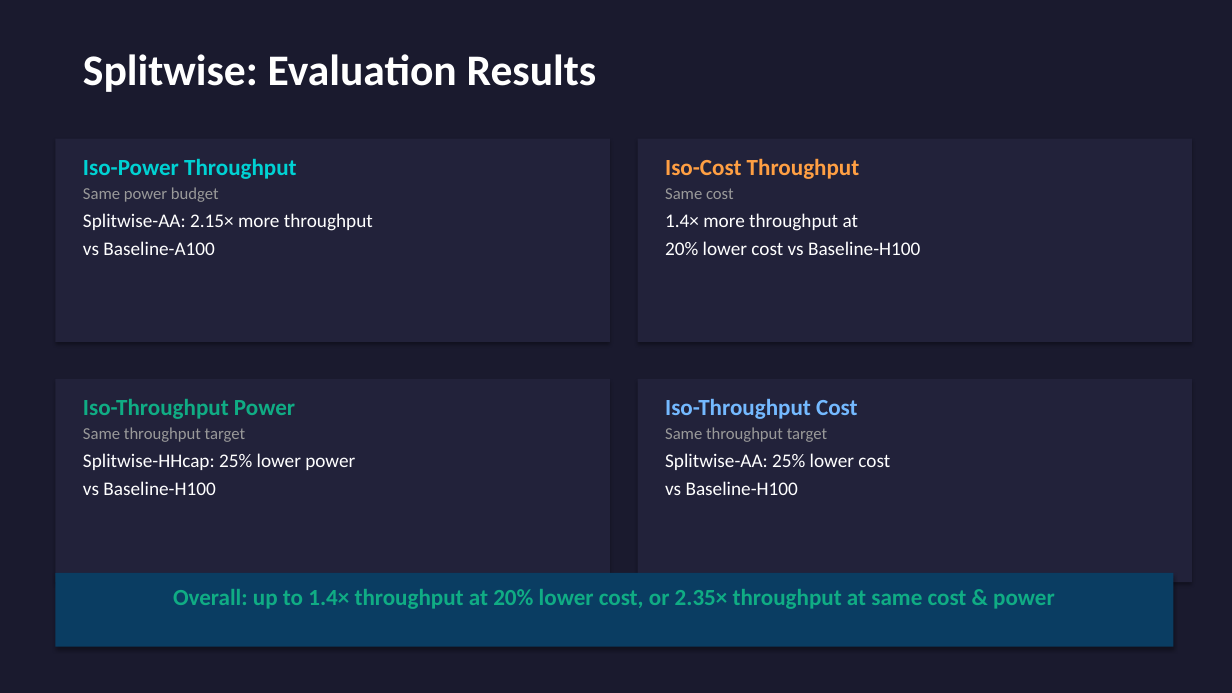
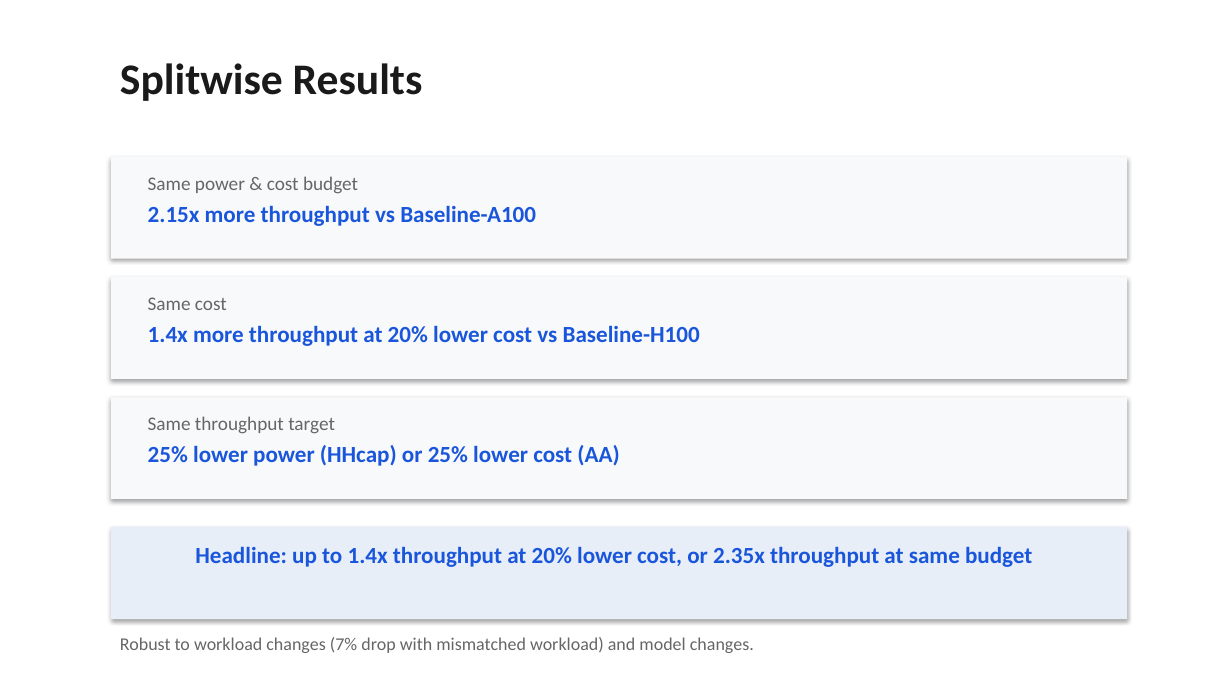
Before and after one commit to beratcelik1/llm-inference-phase-disaggregation, a slide deck: slide 13 of presentation/Phase_Disaggregation_LLM_Inference.pptx. Drawn at 1232x693 pixels with LibreOffice and Linux fonts; fonts in the diff are those of the drawing. Boxes give left, top, right and bottom in pixels: in the first picture for what was removed or moved away, otherwise in the second. Text is boxed around its words. In the diff, an @@ line names an element or a change of style, - is before the commit and + after.

```diff
--- a/presentation/Phase_Disaggregation_LLM_Inference.pptx
+++ b/presentation/Phase_Disaggregation_LLM_Inference.pptx
@@ background #1A1A2E to #FFFFFF @@
@@ text at [120, 63, 423, 101]: text changed; text colour #FFFFFF to #1A1A1A @@
-Splitwise: Evaluation Results
+Splitwise Results
@@ rectangle: place and size @@
-rectangle at [55, 139, 610, 342]
+rectangle at [111, 157, 1128, 259]
@@ text at [148, 176, 536, 226]: text changed; size 15 to 18 pt; text colour #FFFFFF to #1A56DB; bold on @@
-Iso-Power Throughput
-Same power budget
-Splitwise-AA: 2.15× more throughput
-vs Baseline-A100
+Same power & cost budget
+2.15x more throughput vs Baseline-A100
@@ text at [665, 158, 860, 179]: paragraph removed @@
-Iso-Cost Throughput
@@ fill #22223A to #F8F9FA in 3 elements at [111, 157, 1128, 259], [111, 397, 1128, 499], [111, 277, 1128, 379] @@
@@ rectangle: place and size @@
-rectangle at [638, 139, 1192, 342]
+rectangle at [111, 277, 1128, 379]
@@ text "Same cost": place and size @@
-text "Same cost" at [665, 158, 920, 255]
+text "Same cost" at [148, 297, 700, 346]
@@ text at [148, 297, 227, 310]: size 13 to 15 pt, text colour #999999 to #666666 in "Same cost"; less space between paragraphs @@
@@ text at [148, 325, 700, 346]: text changed; size 15 to 18 pt; text colour #FFFFFF to #1A56DB; bold on @@
-1.4× more throughput at
-20% lower cost vs Baseline-H100
+1.4x more throughput at 20% lower cost vs Baseline-H100
@@ text at [83, 399, 295, 419]: paragraph removed @@
-Iso-Throughput Power
@@ rectangle: place and size @@
-rectangle at [55, 379, 610, 582]
+rectangle at [111, 397, 1128, 499]
@@ text "Same throughput target": place and size @@
-text "Same throughput target" at [83, 399, 355, 495]
+text "Same throughput target" at [148, 416, 619, 466]
@@ text at [148, 416, 335, 434]: size 13 to 15 pt, text colour #999999 to #666666 in "Same throughput target"; less space between paragraphs @@
@@ text removed at [665, 399, 890, 495] @@
-Iso-Throughput Cost
-Same throughput target
-Splitwise-AA: 25% lower cost
-vs Baseline-H100
@@ text at [148, 445, 619, 466]: text changed; size 15 to 18 pt; text colour #FFFFFF to #1A56DB; bold on @@
-Splitwise-HHcap: 25% lower power
-vs Baseline-H100
+25% lower power (HHcap) or 25% lower cost (AA)
@@ rectangle: place and size @@
-rectangle at [638, 379, 1192, 582]
+rectangle at [111, 527, 1128, 619]
@@ rectangle at [111, 527, 1128, 619]: fill #22223A to #E8EEF8 @@
@@ text at [195, 546, 1032, 567]: text changed; text colour #10AC84 to #1A56DB @@
-Overall: up to 1.4× throughput at 20% lower cost, or 2.35× throughput at same cost & power
+Headline: up to 1.4x throughput at 20% lower cost, or 2.35x throughput at same budget
@@ rectangle removed at [55, 573, 1174, 647] @@
@@ text added at [120, 637, 754, 653], 14 pt, text #666666 @@
+Robust to workload changes (7% drop with mismatched workload) and model changes.
```
Also in this commit, not shown: 18 other slides changed, 5 slides added, 6 slides removed, 4 other files.
